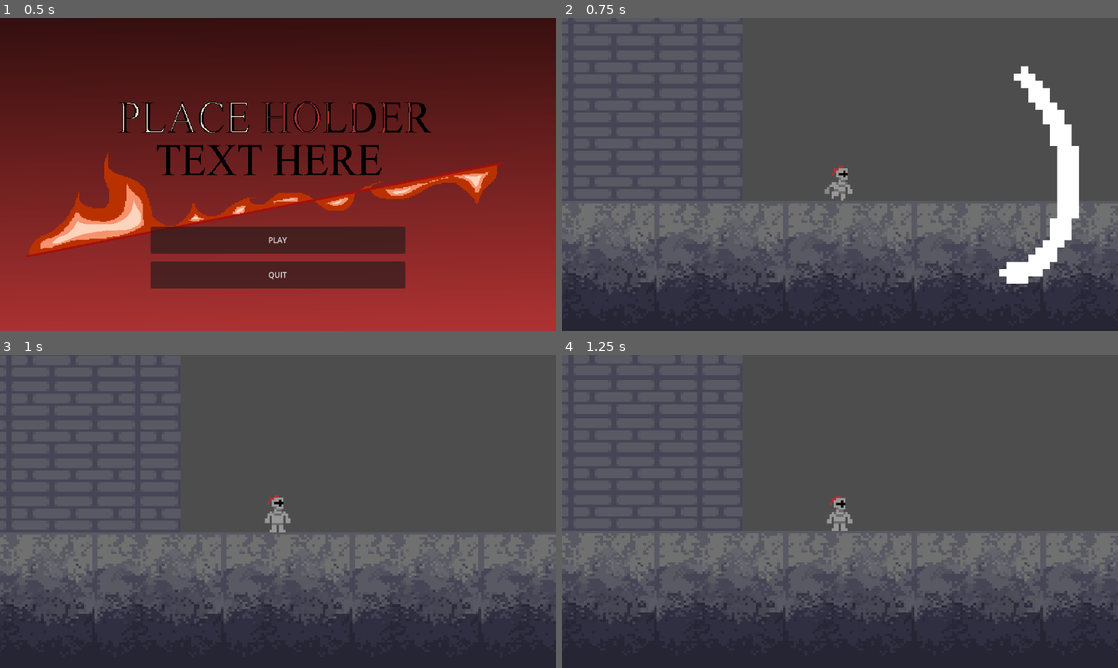
Above: before the commit, frames 1-4 (two rows, left to right).
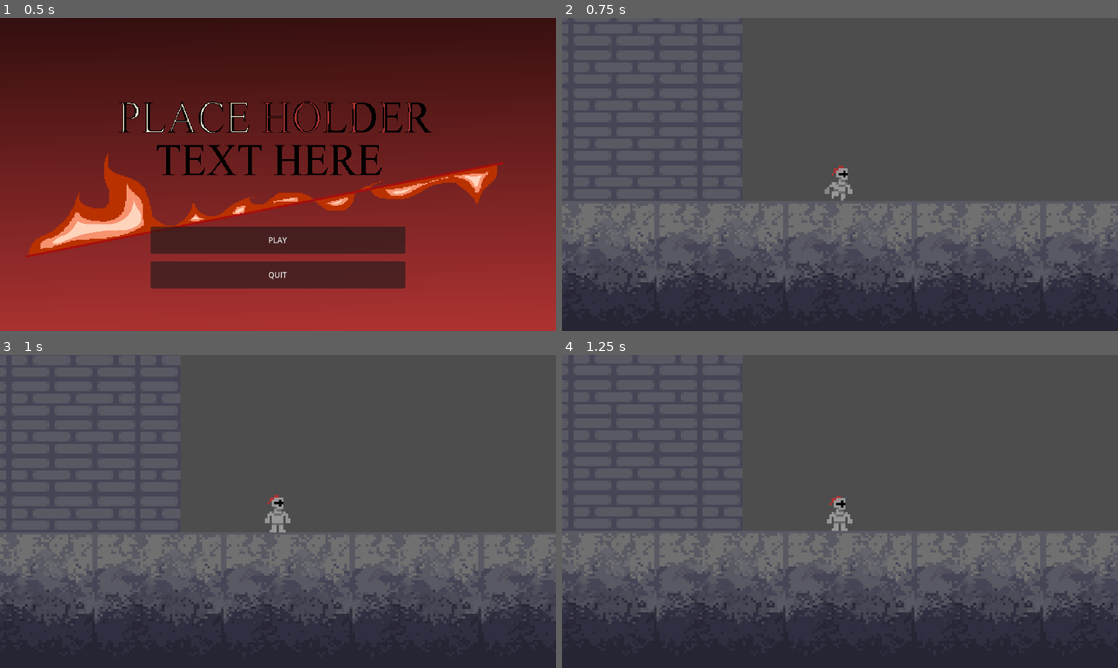
Above: after the commit, the same moments.

Repository: Owen-Harper25/Hollow-Clone
Game: Godot game, scene res://Scenes/title_screen_gui.tscn
The game is run twice, just before and just after one commit, with the same random seed, the same clock (stepped at 60 frames per second) and the same inputs.
Inputs:
- Up to frame 1 (0.5 s): no input
- Up to frame 2 (0.75 s): click "PLAY" at 0.5 s
- Up to frame 3 (1 s): no input
- Up to frame 4 (1.25 s): no input

Frame 1 is identical in both runs. In frame 2, 2.9% of the frame differs, in the area x 78-93%, y 15-85%; in frame 3, nothing differs; in frame 4, nothing differs.

Commit message:
Adjusted Attacking Logic
Compliance now dynamically changes depending on if you are in the air or on the ground. This makes it easier to do downward attacks in the air and harder to do up attacks on the ground.

Diff:
--- a/Scenes/player.tscn
+++ b/Scenes/player.tscn
@@ -136,7 +136,7 @@
 wait_time = 0.1
 
 [node name="Attack Timer" type="Timer" parent="Timers"]
-wait_time = 0.5
+wait_time = 0.3
 one_shot = true
 
 [node name="Feet" type="Marker2D" parent="."]
@@ -145,6 +145,7 @@
 scale = Vector2(0.33333334, 0.33333334)
 
 [node name="AttackArc" parent="." instance=ExtResource("3_6t5aa")]
+visible = false
 position = Vector2(0, 0.19999997)
 scale = Vector2(0.9999998, 0.9999998)
 
--- a/Scripts/player.gd
+++ b/Scripts/player.gd
@@ -135,10 +135,16 @@
 		SoundLibrary.play_random_dash()
 
 func get_cardinal_direction(dir: Vector2) -> Vector2:
-	if abs(dir.x) > abs(dir.y):
-		return Vector2(sign(dir.x), 0)  # left or right
-	else:
-		return Vector2(0, sign(dir.y))  # up or down
+	var deadzone := 0.2
+	var compliance := 1.1 if is_on_floor() else 1.0
+	if dir.length() < deadzone:
+		return facing_direction
+
+
+	if abs(dir.x) * compliance > abs(dir.y):
+		return Vector2(sign(dir.x), 0)  # prefer left/right
+	else:
+		return Vector2(0, sign(dir.y))  # only switch if clearly vertical
 
 func start_attack():
 	print(facing_direction)
@@ -153,7 +159,14 @@
 	elif facing_direction == Vector2.UP:
 		attack_arc.rotation = -PI/2
 	elif facing_direction == Vector2.DOWN:
-		attack_arc.rotation = PI/2
+		if not is_on_floor():  # only allow down slash in air
+			attack_arc.rotation = PI/2
+		else:
+			# force into horizontal slash instead
+			if PLAYER_SPRITE.flip_h:
+				attack_arc.rotation = PI   # face left
+			else:
+				attack_arc.rotation = 0    # face right2
 	# Store the initial attack angle
 	#var attack_direction = (get_global_mouse_position() - global_position).normalized()
 	#attack_arc.rotation = attack_direction.angle()  # Set rotation once
